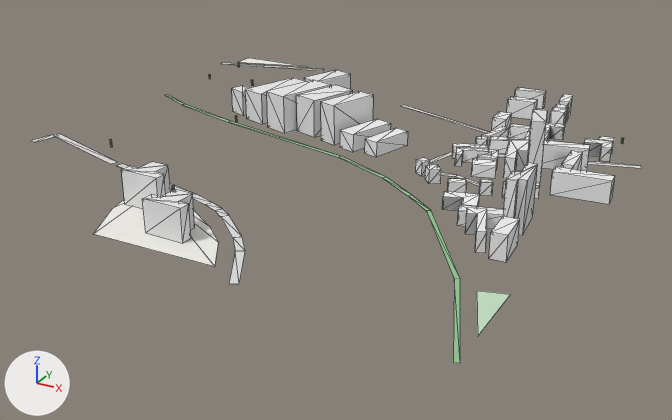
One commit to the glTF model white-model-six-districts/chunks/123_88_high.glb: the scene before it, then after it.
One viewpoint serves both versions: a 50 mm lens placed at (2160.0, 6030.0, 282.0), pointed at (1785.0, 6713.0, -60.0). Lighting does not change. The marker at lower left points along +X, +Y and +Z. The first picture is the older version. Mesh edges are drawn as thin lines. Vertices at exactly the same position are counted once.
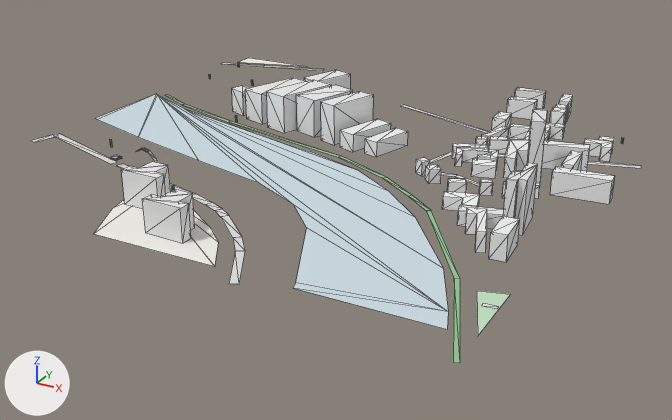
Where the change shows, as pixel boxes [x1, y1, x2, y2] in the pictures (672 x 420 px; the box of a moved part takes in the faces that stretch with it):
part 1 of me_mesh_0, added: after [96, 94, 448, 329]
part 2 of me_mesh_0, moved or reshaped: [442, 127, 602, 248] in both
part 3 of me_mesh_0, added: after [111, 148, 498, 309]

Edits to the bpy script that builds the scene:
```text
Change me_mesh_0:
    used by ob_mesh_0; location = (0.0, 0.0, 0.0)
    remove me_mesh_0.from_pydata(...)  # 611 vertices, 637 faces; spans x 1484.0..2025.0, y 6465.0..7000.0, z -18.0..42.0
    add me_mesh_0.from_pydata(...)  # 659 vertices, 677 faces; spans x 1484.0..2025.0, y 6465.0..7000.0, z -18.0..42.0
    me_mesh_0 part 1: a new loose piece of 20 vertices spanning x 1500.0..1980.0, y 6500.0..6815.0, z -17.0, in mat_material_0
    me_mesh_0 part 2
    36 faces are deleted
    36 new faces join them
    me_mesh_0 part 3
    28 vertices are added at x 1602.0..1999.0, y 6537.0..6660.0, z -17.0..-10.0
    22 new faces join them
    other edits to the shape of me_mesh_0 do not show in these pictures
```
